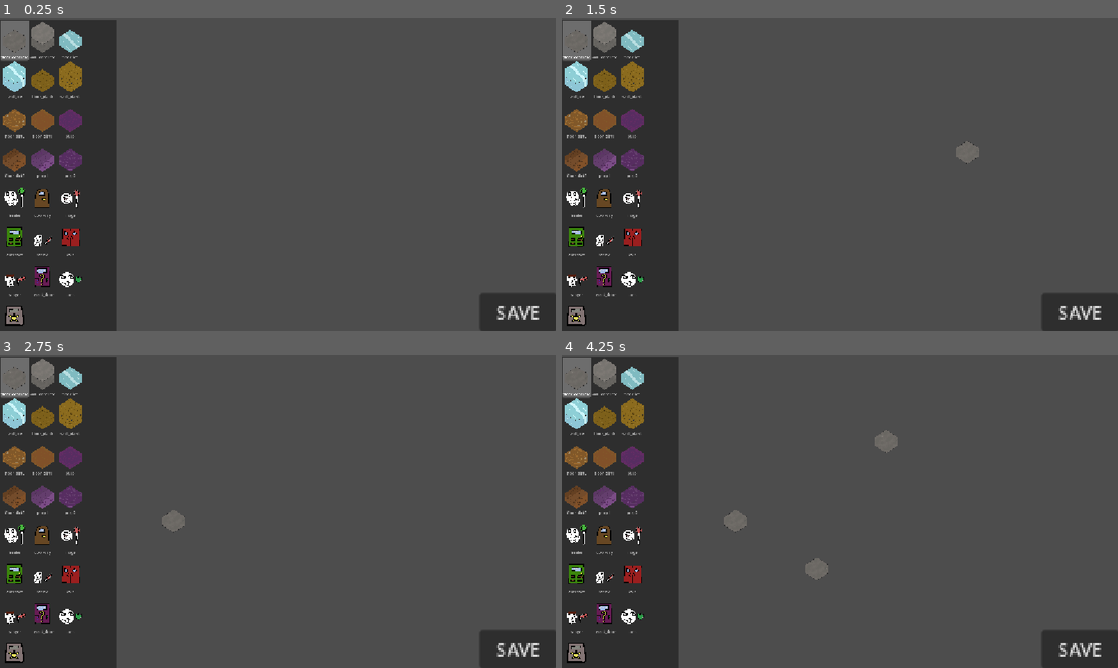
Above: before the commit, frames 1-4 (two rows, left to right).
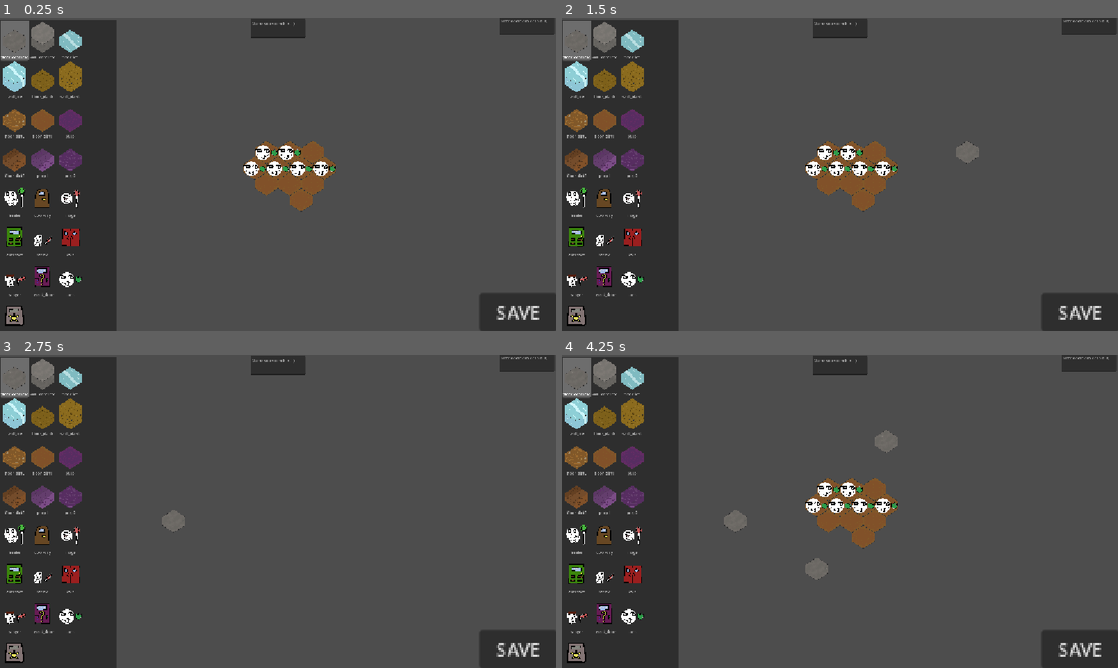
Above: after the commit, the same moments.

Repository: sharktrexer/hex_dungeon_maker
Game: Godot game, scene res://Scenes/room_editing.tscn
Two runs of this game, one before a commit and one after it. Both use one fixed random seed, a clock stepped at 60 frames per second and the inputs below. The project has no main scene, so this scene is started directly. The engine's default icon, where the game draws it, is replaced by a stand-in: a white triangle on a blue panel in a dark square.
Inputs (mouse positions are in pixels of both pictures, inside the frame that each line leads up to):
- Up to frame 1 (0.25 s): no input
- Up to frame 2 (1.5 s): click "SAVE" at 0.5 s; move the mouse to (962, 158) at 1.27 s; click (962, 158) at 1.35 s
- Up to frame 3 (2.75 s): move the mouse to (166, 527) at 2.02 s; right-click (166, 527) at 2.1 s; click (166, 527) at 2.17 s
- Up to frame 4 (4.25 s): move the mouse to (895, 442) at 2.77 s; click (895, 442) at 2.85 s; move the mouse to (812, 574) at 3.52 s; right-click (812, 574) at 3.6 s; click (812, 574) at 3.67 s

The runs differ from the first frame. In frame 1, 3.3% of the frame differs, in the area x 43-100%, y 0-62%; in frame 2, 3.3%; in frame 3, 1.1%; in frame 4, 3.3%.

Commit message:
proj and scene changed

Diff:
--- a/Scenes/floor.tscn
+++ b/Scenes/floor.tscn
@@ -13,13 +13,14 @@
 zoom = Vector2(0.5, 0.5)
 
 [node name="Placeables" type="TileMapLayer" parent="." unique_id=1667126081]
-z_index = 1
+z_index = 2
 y_sort_enabled = true
 tile_set = ExtResource("4_1fqph")
 script = ExtResource("2_wjf51")
 metadata/_custom_type_script = "uid://buj6ft1vvdf2f"
 
 [node name="Walls" type="TileMapLayer" parent="." unique_id=1915870279]
+z_index = 1
 y_sort_enabled = true
 tile_map_data = PackedByteArray(0, 0, 250, 255, 251, 255, 0, 0, 3, 0, 2, 0, 0, 0, 250, 255, 252, 255, 0, 0, 3, 0, 2, 0, 0, 0, 251, 255, 252, 255, 0, 0, 3, 0, 2, 0, 0, 0, 249, 255, 251, 255, 0, 0, 3, 0, 2, 0, 0, 0, 250, 255, 250, 255, 0, 0, 3, 0, 2, 0, 0, 0)
 tile_set = ExtResource("1_agfsv")
--- a/Scenes/room_editing.tscn
+++ b/Scenes/room_editing.tscn
@@ -1,4 +1,4 @@
-[gd_scene format=3 uid="uid://blrnmecs4fxqp"]
+[gd_scene format=4 uid="uid://blrnmecs4fxqp"]
 
 [ext_resource type="Script" uid="uid://82j1n8gtltmb" path="res://Scripts/editor_rooms.gd" id="1_yfuoc"]
 [ext_resource type="TileSet" uid="uid://bvwfnvg85aece" path="res://Components/TileSets/placeables_tile_set.tres" id="2_akog7"]
@@ -12,21 +12,26 @@
 [node name="Camera2D" type="Camera2D" parent="." unique_id=615386656]
 zoom = Vector2(0.5, 0.5)
 
-[node name="Placeables" type="TileMapLayer" parent="." unique_id=1667126081]
-z_index = 1
+[node name="RoomNodes" type="Node2D" parent="." unique_id=881056570]
+
+[node name="Placeables" type="TileMapLayer" parent="RoomNodes" unique_id=1667126081]
+z_index = 2
 y_sort_enabled = true
+tile_map_data = PackedByteArray("AAABAP//AAAEAAAAAAAAAP//AAAEAAAAAAAAAP7/AAAEAAAAAAD/////AAAEAAAAAAD///7/AAAEAAAAAAD+////AAAEAAAAAAA=")
 tile_set = ExtResource("2_akog7")
 script = ExtResource("3_l0fpw")
 metadata/_custom_type_script = "uid://buj6ft1vvdf2f"
 
-[node name="Walls" type="TileMapLayer" parent="." unique_id=1915870279]
+[node name="Walls" type="TileMapLayer" parent="RoomNodes" unique_id=1915870279]
+z_index = 1
 y_sort_enabled = true
 tile_set = ExtResource("4_xkq1w")
 script = ExtResource("3_l0fpw")
 metadata/_custom_type_script = "uid://buj6ft1vvdf2f"
 
-[node name="Ground" type="TileMapLayer" parent="." unique_id=958737604]
+[node name="Ground" type="TileMapLayer" parent="RoomNodes" unique_id=958737604]
 y_sort_enabled = true
+tile_map_data = PackedByteArray("AAAAAP7/AAAEAAAAAAD/////AAAEAAAAAAD//wAAAAAEAAAAAAAAAAAAAAAEAAAAAAAAAAEAAAAEAAAAAAABAAAAAAAEAAAAAAABAP//AAAEAAAAAAABAP7/AAAEAAAAAAD///7/AAAEAAAAAAD+////AAAEAAAAAAAAAP//AAAEAAAAAAA=")
 tile_set = ExtResource("4_xkq1w")
 script = ExtResource("3_l0fpw")
 metadata/_custom_type_script = "uid://buj6ft1vvdf2f"
@@ -38,7 +43,7 @@
 offset_right = 40.0
 offset_bottom = 40.0
 
-[node name="Button" type="Button" parent="SaveNLoad" unique_id=1980180392]
+[node name="SaveBtn" type="Button" parent="SaveNLoad" unique_id=1980180392]
 layout_mode = 0
 offset_left = 834.0
 offset_top = 491.00003
@@ -81,3 +86,25 @@
 item_2/icon = ExtResource("5_akog7")
 item_3/text = "butt"
 item_3/icon = ExtResource("5_akog7")
+
+[node name="Naming" type="Control" parent="." unique_id=1507924453]
+layout_mode = 3
+anchors_preset = 0
+offset_right = 40.0
+offset_bottom = 40.0
+
+[node name="TitleTextbox" type="TextEdit" parent="Naming" unique_id=220362613]
+layout_mode = 0
+offset_left = -113.0
+offset_top = -643.0
+offset_right = 114.0
+offset_bottom = -566.0
+placeholder_text = "Name you room here :)"
+
+[node name="DescTextbox" type="TextEdit" parent="Naming" unique_id=305118332]
+layout_mode = 0
+offset_left = 919.0
+offset_top = -654.0
+offset_right = 1146.0
+offset_bottom = -577.0
+placeholder_text = "Note down any details B)"
--- a/project.godot
+++ b/project.godot
@@ -35,6 +35,16 @@
 "events": [Object(InputEventMouseButton,"resource_local_to_scene":false,"resource_name":"","device":-1,"window_id":0,"a …(253 unchanged characters)…
 ]
 }
+controller_right_click={
+"deadzone": 0.2,
+"events": [Object(InputEventJoypadMotion,"resource_local_to_scene":false,"resource_name":"","device":-1,"axis":4,"axis_value":1.0,"script":null)
+]
+}
+controller_left_click={
+"deadzone": 0.2,
+"events": [Object(InputEventJoypadMotion,"resource_local_to_scene":false,"resource_name":"","device":-1,"axis":5,"axis_value":1.0,"script":null)
+]
+}
 
 [physics]
 
